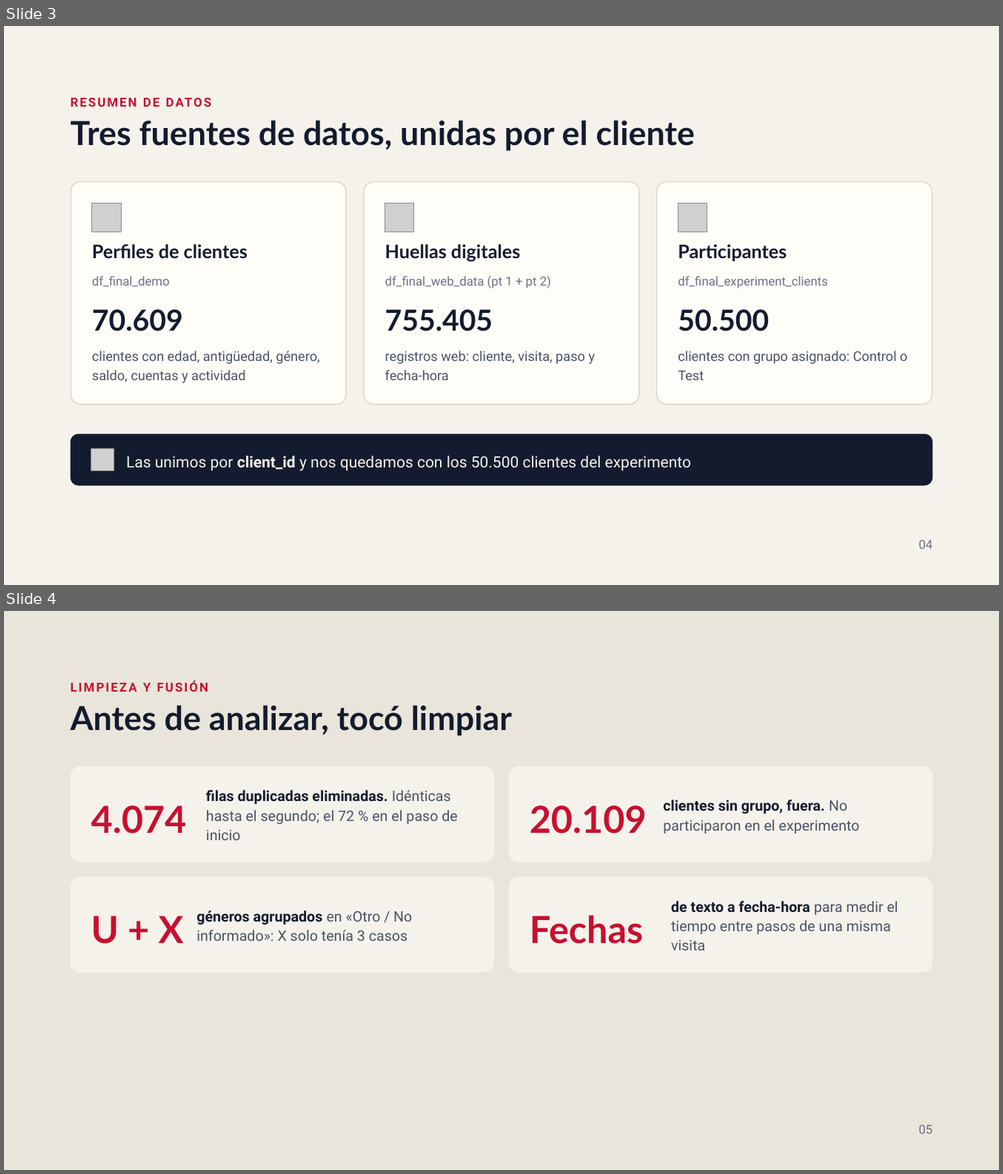
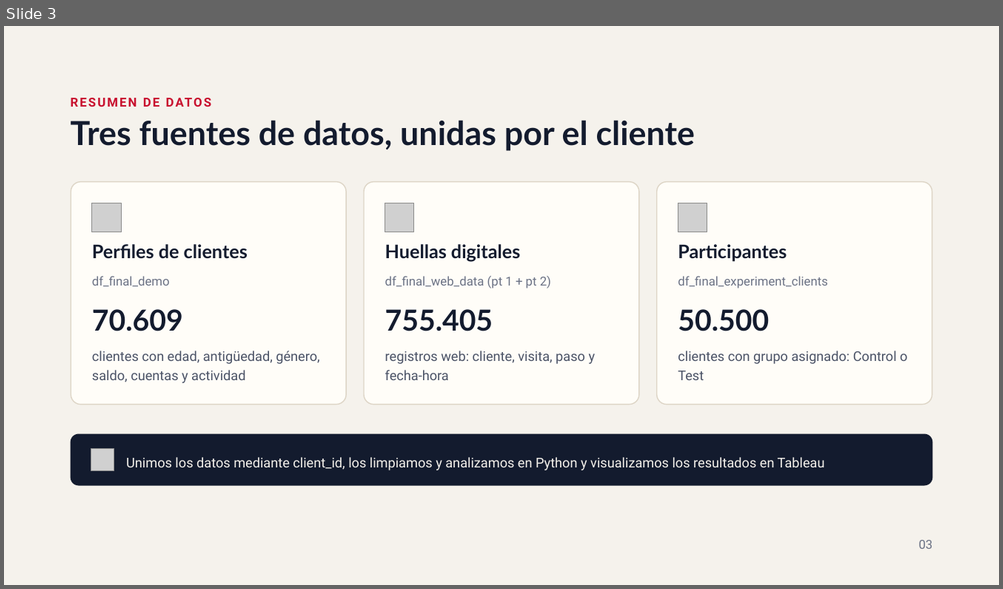
Before and after one commit to beafernandez22/Project_Vanguard_ab_Test, a slide deck: outputs/Vanguard_Presentación.pptx. Shown one above the other, each under a label of ours: slides 3 and 4 before the commit, slide 3 after it. The pictures are 1003x1174 and 1003x589 pixels, drawn with LibreOffice and Linux fonts; fonts in the diff are those of the drawing; grey boxes stand for pictures. Boxes give left, top, right and bottom in pixels: in the first picture for what was removed or moved away, otherwise in the second. Text is boxed around its words. In the diff, an @@ line names an element or a change of style, - is before the commit and + after.

```diff
--- a/outputs/Vanguard_Presentación.pptx
+++ b/outputs/Vanguard_Presentación.pptx
@@ slide 4 removed at (x1=4, y1=611, x2=999, y2=1170), background #EAE5DB @@
@@ text removed at (x1=71, y1=681, x2=208, y2=692) @@
-LIMPIEZA Y FUSIÓN
@@ title removed at (x1=71, y1=705, x2=512, y2=736) @@
-Antes de analizar, tocó limpiar
@@ rounded rectangle removed at (x1=71, y1=766, x2=494, y2=863) @@
@@ rounded rectangle removed at (x1=509, y1=766, x2=932, y2=863) @@
@@ text removed at (x1=91, y1=806, x2=187, y2=834) @@
-4.074
@@ text removed at (x1=206, y1=790, x2=457, y2=840) @@
-filas duplicadas eliminadas. Idénticas hasta el segundo; el 72 % en el paso de inicio
@@ text removed at (x1=529, y1=806, x2=646, y2=834) @@
-20.109
@@ text removed at (x1=663, y1=800, x2=859, y2=834) @@
-clientes sin grupo, fuera. No participaron en el experimento
@@ rounded rectangle removed at (x1=71, y1=877, x2=494, y2=974) @@
@@ rounded rectangle removed at (x1=509, y1=877, x2=932, y2=974) @@
@@ text removed at (x1=91, y1=916, x2=184, y2=944) @@
-U + X
@@ text removed at (x1=196, y1=911, x2=412, y2=941) @@
-géneros agrupados en «Otro / No informado»: X solo tenía 3 casos
@@ text removed at (x1=529, y1=915, x2=643, y2=944) @@
-Fechas
@@ text removed at (x1=671, y1=901, x2=898, y2=951) @@
-de texto a fecha-hora para medir el tiempo entre pasos de una misma visita
@@ text removed at (x1=919, y1=1125, x2=933, y2=1134) @@
-05
@@ slide 3 changed as well @@
@@ text at (x1=126, y1=457, x2=825, y2=471): text changed; size 15 to 13 pt @@
-Las unimos por client_id y nos quedamos con los 50.500 clientes del experimento
+Unimos los datos mediante client_id, los limpiamos y analizamos en Python y visualizamos los resultados en Tableau
@@ text at (x1=919, y1=540, x2=933, y2=549): text changed @@
-04
+03
```
Also in this commit, not shown: 3 other slides changed, 3 slides added, 11 other slides removed, 2 other files.
